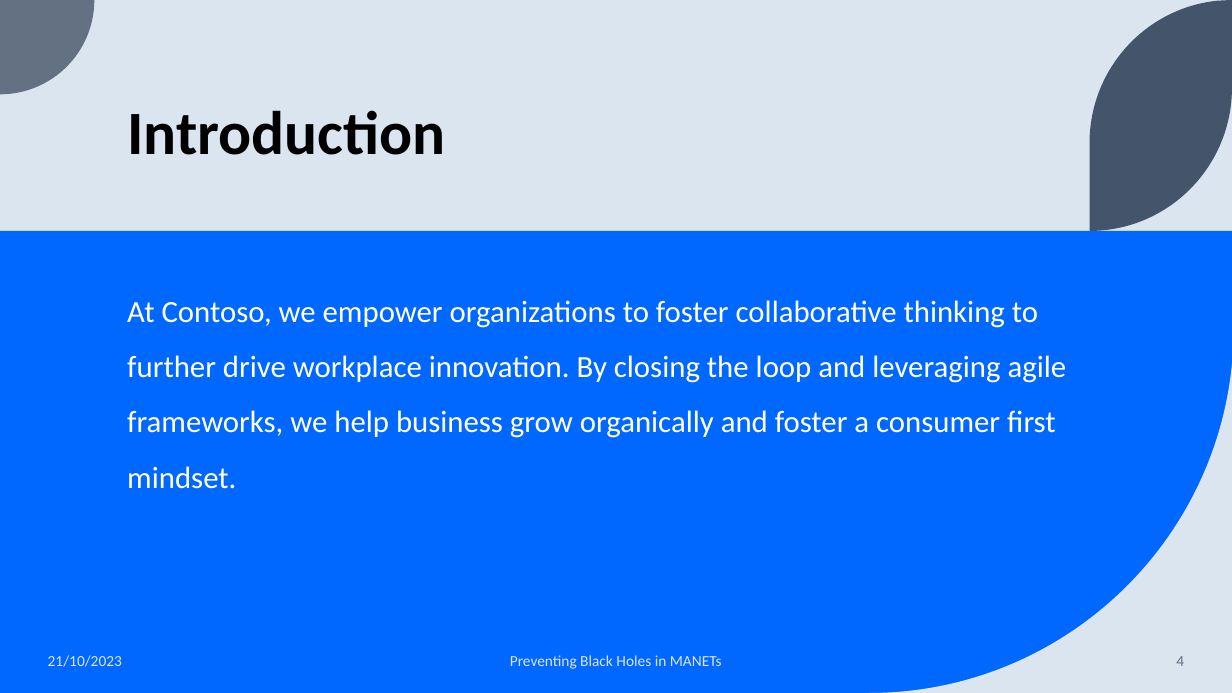
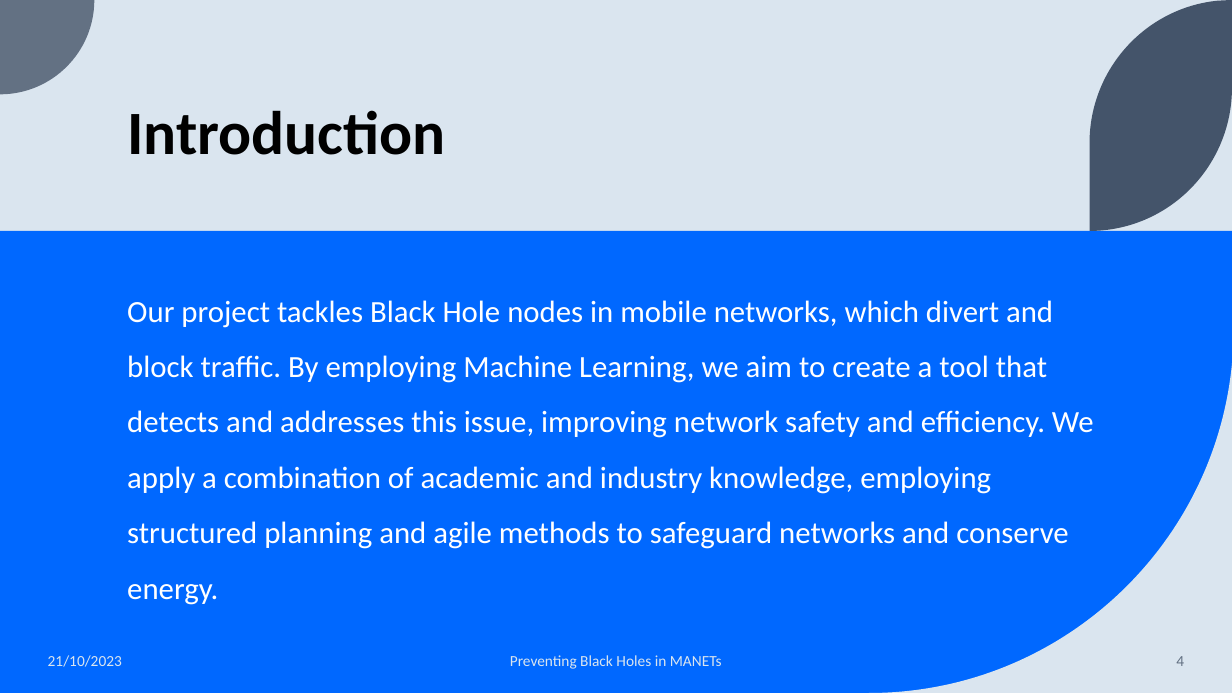
Before and after one commit to capstone11522manet/Manet11522-23-16, a slide deck: slide 4 of Presentation/Presentation.pptx. Drawn at 1232x693 pixels with LibreOffice and Linux fonts; fonts in the diff are those of the drawing. Boxes give left, top, right and bottom in pixels: in the first picture for what was removed or moved away, otherwise in the second. Text is boxed around its words. In the diff, an @@ line names an element or a change of style, - is before the commit and + after.

Commit message:
updated WIP presentation powerpoint file

```diff
--- a/Presentation/Presentation.pptx
+++ b/Presentation/Presentation.pptx
@@ text at [127, 300, 1094, 605]: text changed @@
-At Contoso, we empower organizations to foster collaborative thinking to further drive workplace innovation. By closing the loop and leveraging agile frameworks, we help business grow organically and foster a consumer first mindset.
+Our project tackles Black Hole nodes in mobile networks, which divert and block traffic. By employing Machine Learning, we aim to create a tool that detects and addresses this issue, improving network safety and efficiency. We apply a combination of academic and industry knowledge, employing structured planning and agile methods to safeguard networks and conserve energy.
```
Also in this commit, not shown: 5 other slides changed, 13 slides added, 2 slides removed.
